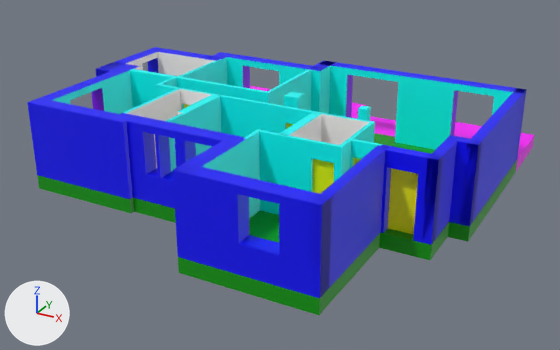
Two versions of the FBX model Los-Arcos-Visualization/Assets/01_Maya/Assets/Blueprint_v01.fbx, one commit apart.
Rendered twice from a 50 mm camera at (12.03, -21.88, 10.97) aimed at (0.29, -0.54, 0.3). Every picture has the same lights, and +X, +Y and +Z are marked at lower left. Where no turn or scale is listed for an object, it has been applied to the vertices.

The scene before the commit, as lines of its bpy script (objects in view):
```python
me_mesh_032 = bpy.data.meshes.new('Mesh.032')
me_mesh_032.from_pydata(...)  # 94 vertices, 92 faces; spans x -0.31..0.0, y 0.0..2.95, z -2.55..0.0
# faces by material slot: [58, 30, 2, 2]
me_mesh_032.materials.append(mat_innerwalls)  # cyan #00ffff
me_mesh_032.materials.append(mat_bathroom)  # white #ffffff
me_mesh_032.materials.append(mat_bathupdown)  # pink #ff0062
me_mesh_032.materials.append(mat_bathsides)  # green #c9ff00
me_mesh_036 = bpy.data.meshes.new('Mesh.036')
me_mesh_036.from_pydata(...)  # 24 vertices, 21 faces; spans x 0.02..0.14, y 0.0..2.68, z -2.55..0.0
# faces by material slot: [16, 5]
me_mesh_036.materials.append(mat_innerwalls)  # cyan #00ffff
me_mesh_036.materials.append(mat_bathroom)  # white #ffffff
me_mesh_040 = bpy.data.meshes.new('Mesh.040')
me_mesh_040.from_pydata(...)  # a box spanning x -0.91..-0.09, y 0.0..0.12, z -2.55..0.0
me_mesh_040.materials.append(mat_innerwalls)  # cyan #00ffff
ob_wall14 = bpy.data.objects.new('Wall14', me_mesh_032)
ob_wall14.location = (-1.49, -4.25, 3.08)
ob_wall22 = bpy.data.objects.new('Wall22', me_mesh_036)
ob_wall22.location = (-4.06, -0.2, 3.08)
ob_wall28 = bpy.data.objects.new('Wall28', me_mesh_040)
ob_wall28.location = (2.09, -3.62, 3.08)
# also in view: 'OuterDoorProxy' at (5.58, -2.85, 1.55); 'Wall13' at (4.89, -5.04, 1.8); 'Wall31' at (6.71, -1.43, 1.8); 'Wall8' at (3.41, 3.97, 1.8); 'Wall7' at (5.69, -3.04, 1.8)
```
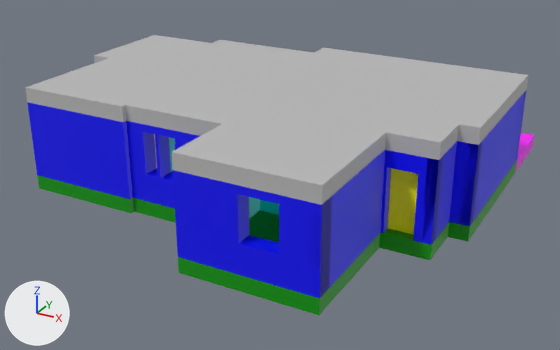
Commit message: - Added roof

What differs and where, as boxes (x1, y1, x2, y2) in the pictures (560 x 350 px):
'Bedroom04.001', added
    after: (172, 115, 388, 205)
'Kitchen_Living.001', added
    after: (254, 48, 529, 141)
'Bedroom02.001', added
    after: (25, 52, 178, 119)
'Bedroom05.001', added
    after: (157, 81, 313, 136)
'Entrance.001', added
    after: (353, 106, 484, 160)
'Bedroom01.001', added
    after: (176, 41, 327, 78)
'Bath02.001', added
    after: (107, 73, 221, 127)
'Bath03.001', added
    after: (279, 96, 375, 130)
'Bath01.001', added
    after: (105, 35, 230, 64)
'Corridor.001', added
    after: (161, 64, 268, 86)
'Wall8', unchanged, covered by the edit
    before: (322, 61, 526, 163)
    after: (514, 91, 526, 163)
'Wall1', unchanged, covered by the edit
    before: (27, 71, 125, 178)
    after: (27, 102, 49, 178)
'Wall17', unchanged, covered by the edit
    before: (217, 95, 316, 137)
'Wall27', unchanged, covered by the edit
    before: (280, 134, 344, 192)

Diff of the bpy script that builds the scene:
```diff
--- a/Los-Arcos-Visualization/Assets/01_Maya/Assets/Blueprint_v01.fbx.py
+++ b/Los-Arcos-Visualization/Assets/01_Maya/Assets/Blueprint_v01.fbx.py
@@ ob_bath02_001 @@
+ob_bath02_001 = bpy.data.objects.new('Bath02.001', me_mesh_062)  # a box spanning x -0.88..0.88, y -1.68..1.83, z -0.25..0.25; a box spanning x -0.88..-0.29, y -1.83..-1.68, z -0.25..0.25; in mat_roof1 (grey #bcbcbc)
+ob_bath02_001.location = (-2.36, -3.08, 3.33)
@@ ob_bedroom04_001 @@
+ob_bedroom04_001 = bpy.data.objects.new('Bedroom04.001', me_mesh_064)  # a box spanning x 1.02..2.13, y 1.46..2.08, z -0.25..0.25; a box spanning x -1.61..2.13, y -2.08..1.46, z -0.25..0.25; a box spanning x -2.13..-1.61, y -2.08..0.3, z -0.25..0.25; in mat_roof1 (grey #bcbcbc)
+ob_bedroom04_001.location = (2.91, -5.06, 3.33)
@@ ob_bath01_001 @@
+ob_bath01_001 = bpy.data.objects.new('Bath01.001', me_mesh_065)  # a box spanning x -1.63..1.63, y -1.85..1.24, z -0.25..0.25; a box spanning x 1.11..1.63, y 1.24..1.85, z -0.25..0.25; in mat_roof1 (grey #bcbcbc)
+ob_bath01_001.location = (-5.66, 1.53, 3.33)
@@ ob_bath03_001 @@
+ob_bath03_001 = bpy.data.objects.new('Bath03.001', me_mesh_061)  # a box spanning x 0.0..2.03, y 0.0..2.35, z -0.5..0.0; in mat_roof1 (grey #bcbcbc)
+ob_bath03_001.location = (1.9, -3.61, 3.58)
@@ ob_bedroom02_001 @@
+ob_bedroom02_001 = bpy.data.objects.new('Bedroom02.001', me_mesh_066)  # a box spanning x -1.3..1.23, y 1.36..2.29, z -0.25..0.25; a box spanning x -2.03..-1.3, y 1.78..2.29, z -0.25..0.25; a box spanning x -1.3..2.03, y -2.29..1.36, z -0.25..0.25; in mat_roof1 (grey #bcbcbc)
+ob_bedroom02_001.location = (-5.27, -2.62, 3.33)
@@ ob_corridor_001 @@
+ob_corridor_001 = bpy.data.objects.new('Corridor.001', me_mesh_060)  # a box spanning x -3.75..0.0, y -0.94..0.0, z 0.0..0.5; in mat_roof1 (grey #bcbcbc)
+ob_corridor_001.location = (-0.29, -0.32, 3.08)
@@ ob_kitchen_living_001 @@
+ob_kitchen_living_001 = bpy.data.objects.new('Kitchen_Living.001', me_mesh_059)  # a box spanning x -7.46..0.01, y -5.5..-0.01, z 0.0..0.5; in mat_roof1 (grey #bcbcbc)
+ob_kitchen_living_001.location = (7.17, 4.24, 3.08)
@@ ob_bedroom01_001 @@
+ob_bedroom01_001 = bpy.data.objects.new('Bedroom01.001', me_mesh_067)  # a box spanning x 1.71..1.87, y 1.43..2.28, z -0.25..0.25; a box spanning x -1.87..1.87, y -2.28..1.43, z -0.25..0.25; in mat_roof1 (grey #bcbcbc)
+ob_bedroom01_001.location = (-2.16, 1.95, 3.33)
@@ ob_bedroom05_001 @@
+ob_bedroom05_001 = bpy.data.objects.new('Bedroom05.001', me_mesh_063)  # a box spanning x -1.69..1.09, y -1.75..1.75, z -0.25..0.25; a box spanning x 1.09..1.69, y -0.6..1.75, z -0.25..0.25; in mat_roof1 (grey #bcbcbc)
+ob_bedroom05_001.location = (0.21, -3.01, 3.33)
@@ ob_entrance_001 @@
+ob_entrance_001 = bpy.data.objects.new('Entrance.001', me_mesh_068)  # 24 vertices, 18 faces; spans x -1.62..1.62, y -0.97..0.98, z -0.25..0.25; in mat_roof1 (grey #bcbcbc)
+ob_entrance_001.location = (5.56, -2.23, 3.33)
```
